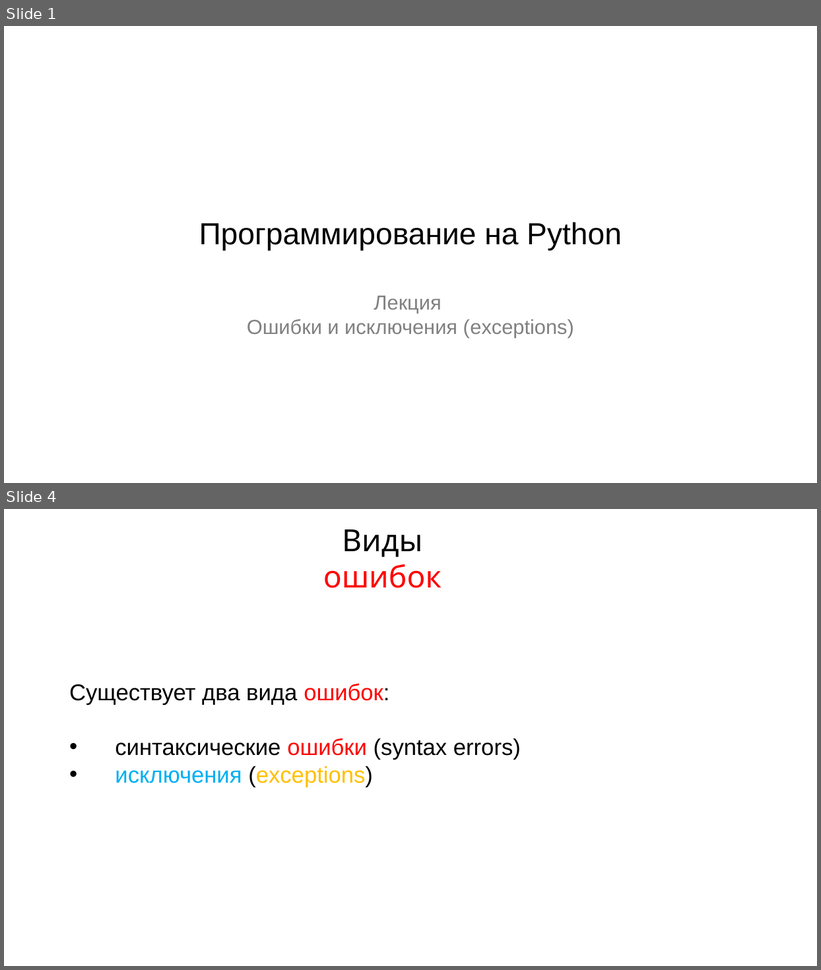
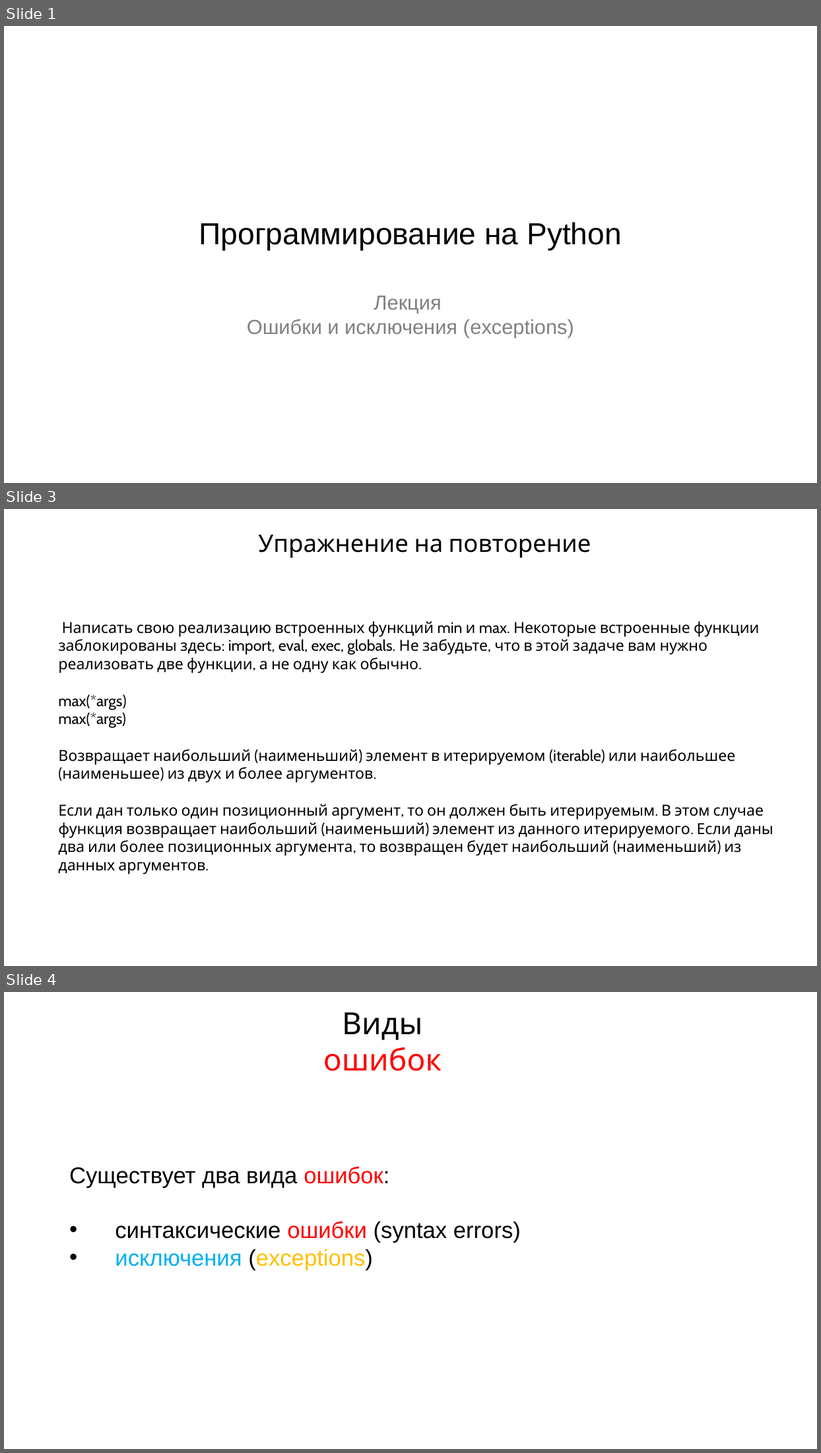
Before and after one commit to maxchv/LearnPython, a slide deck: week05/Exceptions.pptx. Shown one above the other, each under a label of ours: slides 1 and 4 before the commit, slides 1, 3 and 4 after it; the slides between them are not shown. The pictures are 821x970 and 821x1453 pixels, drawn with LibreOffice and Linux fonts; fonts in the diff are those of the drawing. Boxes give left, top, right and bottom in pixels: in the first picture for what was removed or moved away, otherwise in the second. Text is boxed around its words. In the diff, an @@ line names an element or a change of style, - is before the commit and + after.

```diff
--- a/week05/Exceptions.pptx
+++ b/week05/Exceptions.pptx
@@ slide 3 added at bbox=[4, 509, 817, 966], background #FFFFFF @@
@@ text added at bbox=[258, 535, 591, 558], 38 pt, text #000000 @@
+Упражнение на повторение
@@ text added at bbox=[58, 621, 774, 875], 24 pt, text #000000 @@
+Написать свою реализацию встроенных функций min и max. Некоторые встроенные функции заблокированы здесь: import, eval, exec, globals. Не забудьте, что в этой задаче вам нужно реализовать две функции, а не одну как обычно.
+max(*args)
+max(*args)
+Возвращает наибольший (наименьший) элемент в итерируемом (iterable) или наибольшее (наименьшее) из двух и более аргументов.
+Если дан только один позиционный аргумент, то он должен быть итерируемым. В этом случае функция возвращает наибольший (наименьший) элемент из данного итерируемого. Если даны два или более позиционных аргумента, то возвращен будет наибольший (наименьший) из данных аргументов.
```
Also in this commit, not shown: 3 slides changed, 1 other slide added, 5 slides removed, 1 other file.
